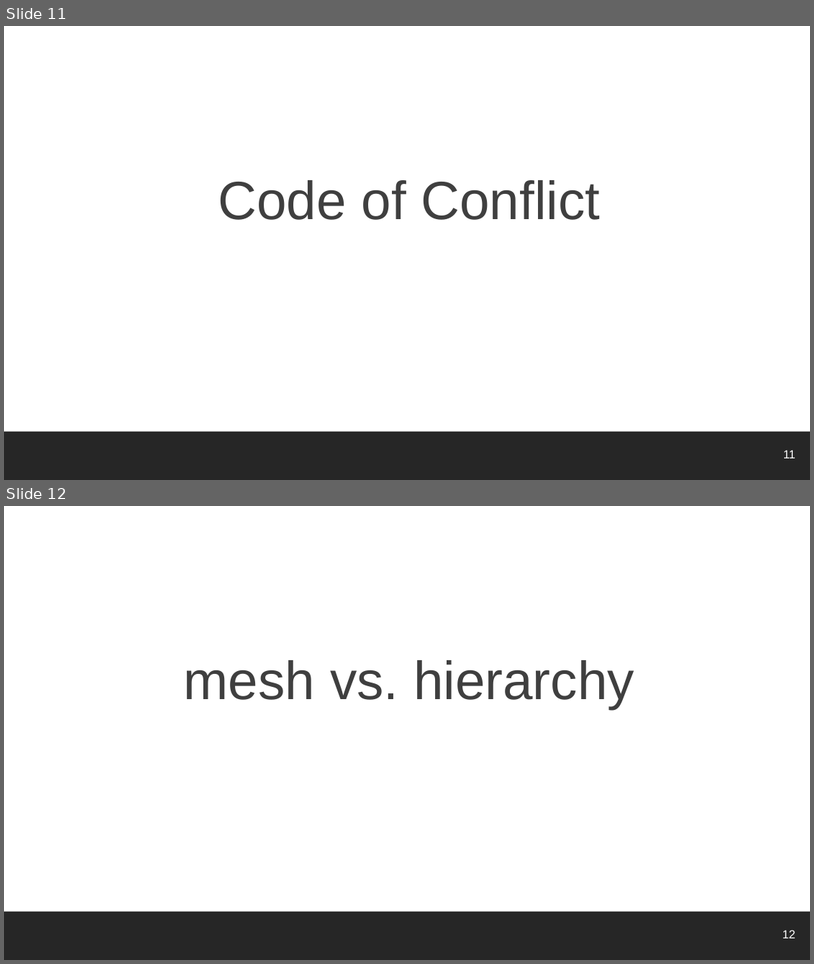
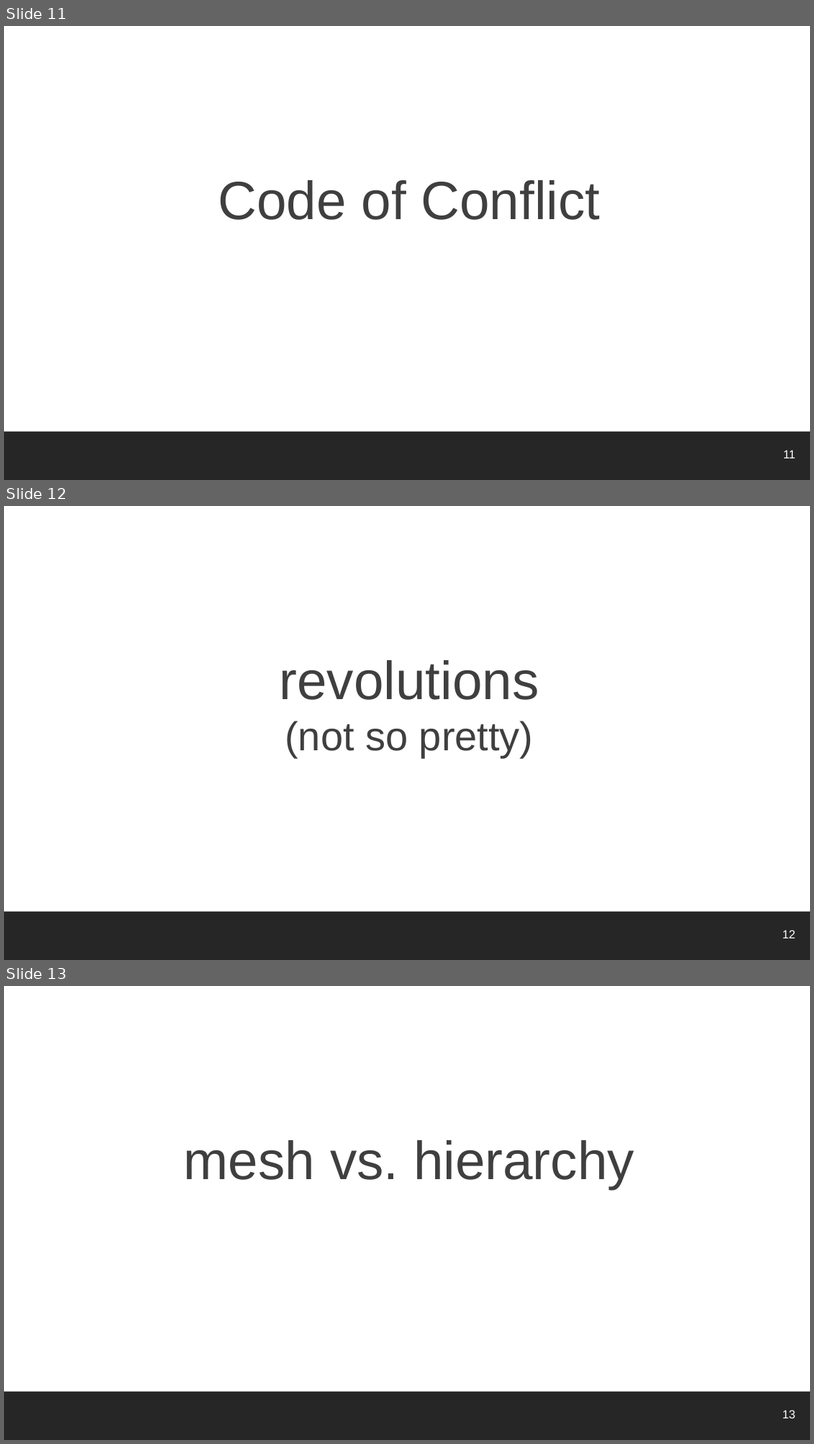
Before and after one commit to danvet/danvet.github.io, a slide deck: slides/lca-2017.odp. Shown one above the other, each under a label of ours: slides 11 and 12 before the commit, slides 11, 12 and 13 after it. The pictures are 814x964 and 814x1444 pixels, drawn with LibreOffice and Linux fonts; fonts in the diff are those of the drawing; background and template pictures are left out. Boxes give left, top, right and bottom in pixels: in the first picture for what was removed or moved away, otherwise in the second. Text is boxed around its words. In the diff, an @@ line names an element or a change of style, - is before the commit and + after.

```diff
--- a/slides/lca-2017.odp
+++ b/slides/lca-2017.odp
@@ slide 12 added at (4,506,810,960), background #FFFFFF; not listed: 2 template elements that a slide beside it also shows @@
@@ title added at (280,660,540,757), 36 pt, text #3F3F3F @@
+revolutions
+(not so pretty)
@@ what was slide 12 is now slide 13 @@
@@ page number at (783,1409,796,1418): text changed @@
-12
+13
```
Also in this commit, not shown: 1 other slide added, 1 other file.
